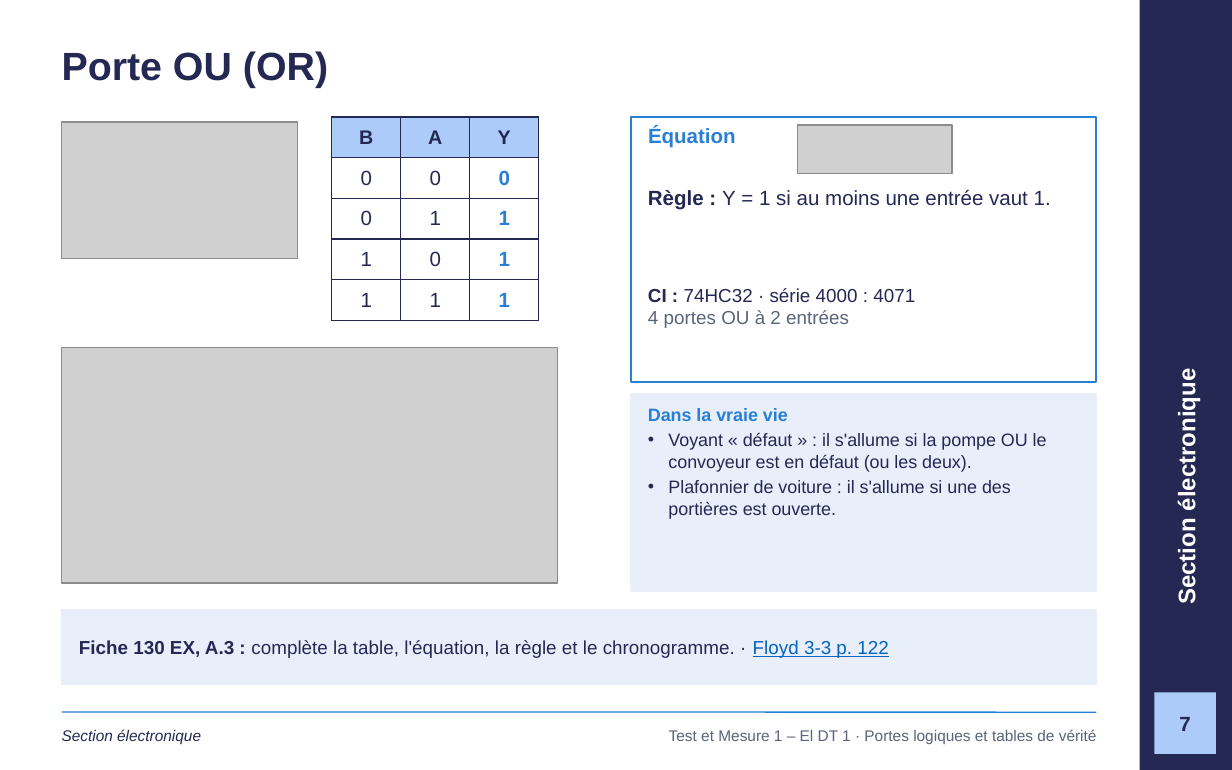
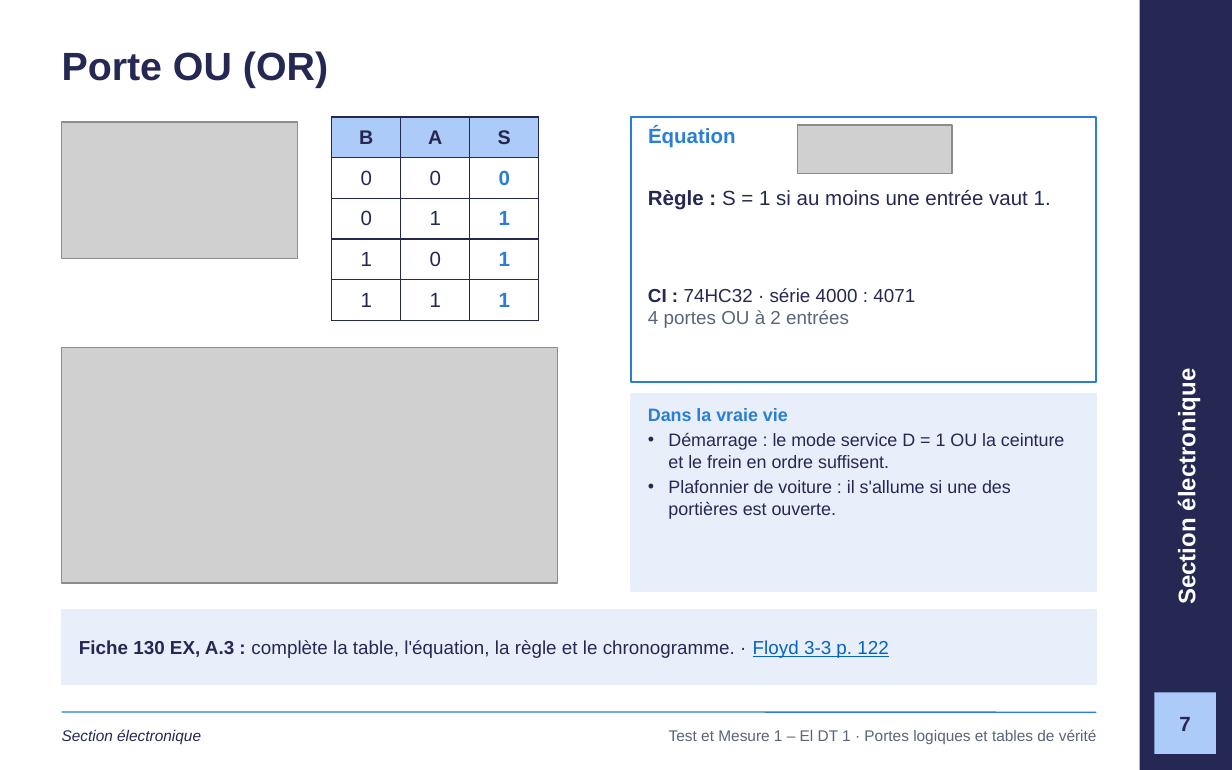
Before and after one commit to GlemoineETML/cours-etml, a slide deck: slide 7 of reference/tm1/semaine-1/120 Portes logiques et tables de vérité.pptx. Drawn at 1232x770 pixels with LibreOffice and Linux fonts; fonts in the diff are those of the drawing; grey boxes stand for pictures; background and template pictures are left out. Boxes give left, top, right and bottom in pixels: in the first picture for what was removed or moved away, otherwise in the second. Text is boxed around its words. In the diff, an @@ line names an element or a change of style, - is before the commit and + after.

```diff
--- a/reference/tm1/semaine-1/120 Portes logiques et tables de vérité.pptx
+++ b/reference/tm1/semaine-1/120 Portes logiques et tables de vérité.pptx
@@ table at (331, 117, 538, 311) @@
-row 1, column 3: Y
+row 1, column 3: S
@@ text at (648, 190, 1051, 210): text changed @@
-Règle : Y = 1 si au moins une entrée vaut 1.
+Règle : S = 1 si au moins une entrée vaut 1.
@@ text at (668, 433, 1064, 468): text changed @@
-• Voyant « défaut » : il s'allume si la pompe OU le convoyeur est en défaut (ou les deux).
+• Démarrage : le mode service D = 1 OU la ceinture et le frein en ordre suffisent.
```
Also in this commit, not shown: 16 other slides changed, 1 slide added, 24 other files.
